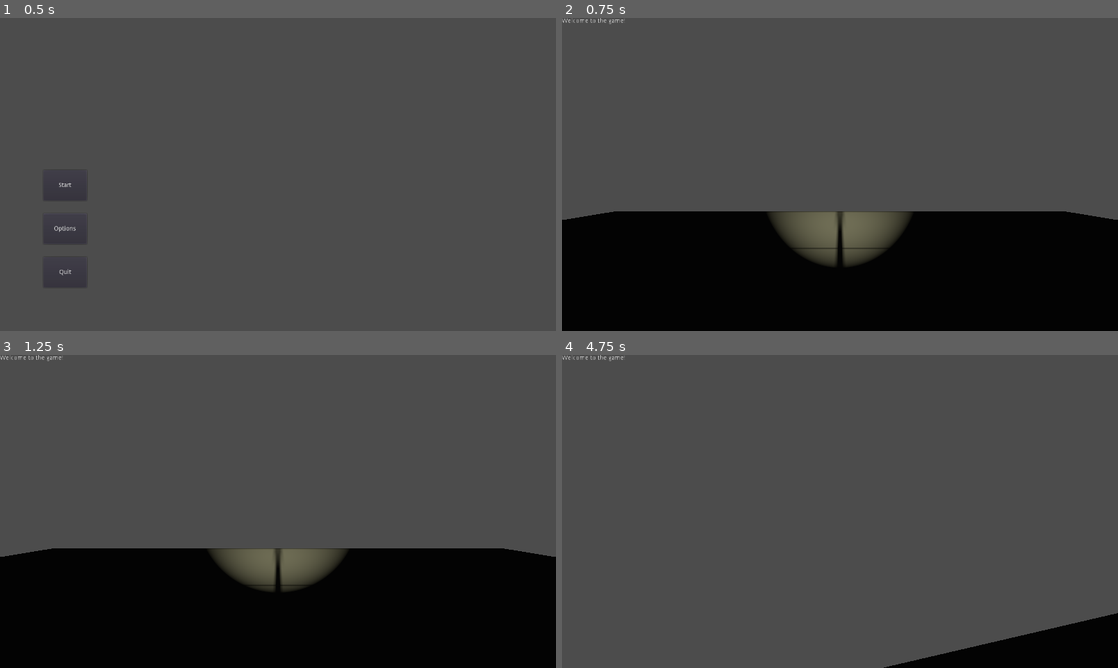
Above: before the commit, frames 1-4 (two rows, left to right).
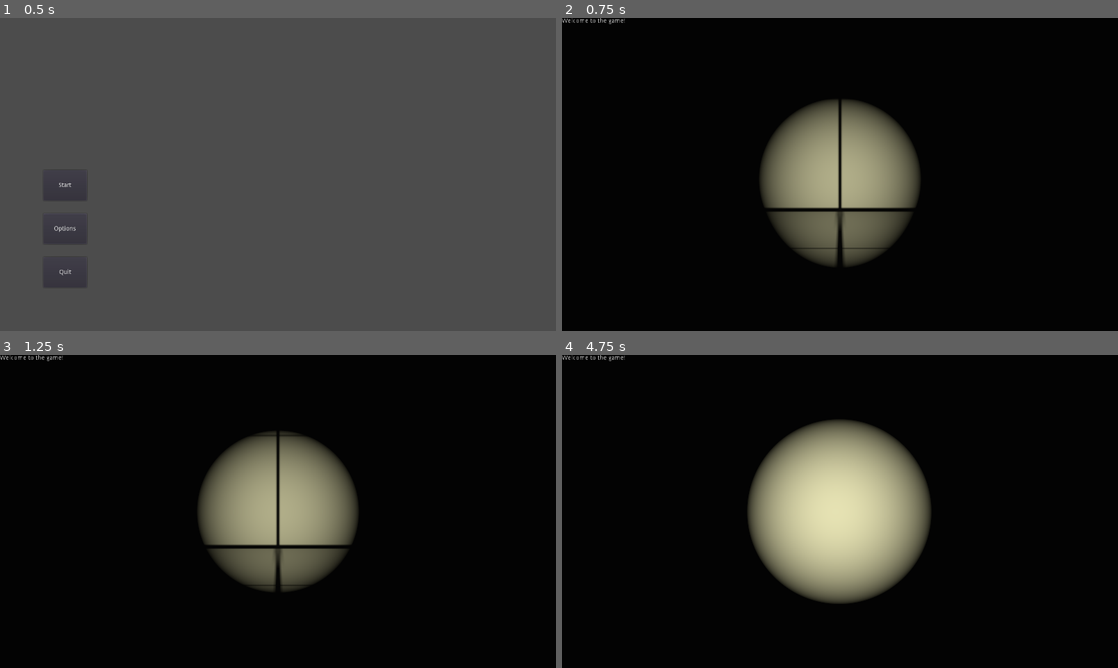
Above: after the commit, the same moments.

Repository: nonagaga/Watery-Grave-3D
Game: Godot game, scene res://Scenes/MainScenes/SceneManager.tscn
The game is run twice, just before and just after one commit, with the same random seed, the same clock (stepped at 60 frames per second) and the same inputs.
Inputs (mouse positions are in pixels of both pictures, inside the frame that each line leads up to):
- Up to frame 1 (0.5 s): no input
- Up to frame 2 (0.75 s): click "Start" at 0.5 s
- Up to frame 3 (1.25 s): no input
- Up to frame 4 (4.75 s): tap Enter at 1.25 s; move the mouse to (867, 511) at 1.27 s; hold W (move_forward) from 1.28 s (still down); move the mouse to (812, 511) at 2.02 s; move the mouse to (851, 505) at 2.77 s; move the mouse to (834, 517) at 3.52 s; move the mouse to (878, 514) at 4.27 s

Frame 1 is identical in both runs. In frame 2, 61% of the frame differs, in the area x 0-100%, y 0-65%; in frame 3, 61%; in frame 4, 95%, in the area x 0-100%, y 0-100%.

Commit message:
walls

Diff:
--- a/Scenes/MainScenes/GameScene.tscn
+++ b/Scenes/MainScenes/GameScene.tscn
@@ -14,8 +14,23 @@
 
 [sub_resource type="Skin" id=4]
 
-[sub_resource type="ConcavePolygonShape" id=2]
-data = PoolVector3Array( 10, 0, 10, -10, 0, 10, 10, 0, -10, -10, 0, 10, -10, 0, -10, 10, 0, -10 )
+[sub_resource type="ConcavePolygonShape" id=5]
+data = PoolVector3Array( 25, 0, 25, -25, 0, 25, 25, 0, -25, -25, 0, 25, -25, 0, -25, 25, 0, -25 )
+
+[sub_resource type="ConcavePolygonShape" id=6]
+data = PoolVector3Array( 25, 0, 25, -25, 0, 25, 25, 0, -25, -25, 0, 25, -25, 0, -25, 25, 0, -25 )
+
+[sub_resource type="ConcavePolygonShape" id=7]
+data = PoolVector3Array( 25, 0, 25, -25, 0, 25, 25, 0, -25, -25, 0, 25, -25, 0, -25, 25, 0, -25 )
+
+[sub_resource type="ConcavePolygonShape" id=8]
+data = PoolVector3Array( 25, 0, 25, -25, 0, 25, 25, 0, -25, -25, 0, 25, -25, 0, -25, 25, 0, -25 )
+
+[sub_resource type="ConcavePolygonShape" id=9]
+data = PoolVector3Array( 25, 0, 25, -25, 0, 25, 25, 0, -25, -25, 0, 25, -25, 0, -25, 25, 0, -25 )
+
+[sub_resource type="ConcavePolygonShape" id=10]
+data = PoolVector3Array( 25, 0, 25, -25, 0, 25, 25, 0, -25, -25, 0, 25, -25, 0, -25, 25, 0, -25 )
 
 [node name="GameScene" type="Spatial"]
 
@@ -28,52 +43,57 @@
 [node name="StaticBody" type="StaticBody" parent="MeshInstance"]
 
 [node name="CollisionShape" type="CollisionShape" parent="MeshInstance/StaticBody"]
-shape = SubResource( 2 )
+shape = SubResource( 5 )
 
 [node name="MeshInstance2" type="MeshInstance" parent="."]
+transform = Transform( 1, 0, 0, 0, -4.37114e-08, 1, 0, -1, -4.37114e-08, 0, 25, 25 )
 mesh = SubResource( 1 )
 skin = SubResource( 4 )
 
 [node name="StaticBody" type="StaticBody" parent="MeshInstance2"]
 
 [node name="CollisionShape" type="CollisionShape" parent="MeshInstance2/StaticBody"]
-shape = SubResource( 2 )
+shape = SubResource( 6 )
 
 [node name="MeshInstance3" type="MeshInstance" parent="."]
+transform = Transform( 1, 0, 0, 0, -4.37114e-08, -1, 0, 1, -4.37114e-08, 0, 25, -25 )
 mesh = SubResource( 1 )
 skin = SubResource( 4 )
 
 [node name="StaticBody" type="StaticBody" parent="MeshInstance3"]
 
 [node name="CollisionShape" type="CollisionShape" parent="MeshInstance3/StaticBody"]
-shape = SubResource( 2 )
+shape = SubResource( 7 )
 
 [node name="MeshInstance4" type="MeshInstance" parent="."]
+transform = Transform( -4.37114e-08, -1, 0, 1, -4.37114e-08, 0, 0, 0, 1, 25, 25, 0 )
 mesh = SubResource( 1 )
 skin = SubResource( 4 )
 
 [node name="StaticBody" type="StaticBody" parent="MeshInstance4"]
 
 [node name="CollisionShape" type="CollisionShape" parent="MeshInstance4/StaticBody"]
-shape = SubResource( 2 )
+shape = SubResource( 8 )
 
 [node name="MeshInstance5" type="MeshInstance" parent="."]
+transform = Transform( -4.37114e-08, 1, 0, -1, -4.37114e-08, 0, 0, 0, 1, -25, 25, 0 )
 mesh = SubResource( 1 )
 skin = SubResource( 4 )
 
 [node name="StaticBody" type="StaticBody" parent="MeshInstance5"]
 
 [node name="CollisionShape" type="CollisionShape" parent="MeshInstance5/StaticBody"]
-shape = SubResource( 2 )
+shape = SubResource( 9 )
 
 [node name="MeshInstance6" type="MeshInstance" parent="."]
+transform = Transform( -1, 8.74228e-08, 0, -8.74228e-08, -1, 0, 0, 0, 1, 0, 50, 0 )
 mesh = SubResource( 1 )
 skin = SubResource( 4 )
 
 [node name="StaticBody" type="StaticBody" parent="MeshInstance6"]
 
 [node name="CollisionShape" type="CollisionShape" parent="MeshInstance6/StaticBody"]
-shape = SubResource( 2 )
+shape = SubResource( 10 )
 
 [node name="Character" parent="." instance=ExtResource( 2 )]
 transform = Transform( 1, 0, 0, 0, 1, 0, 0, 0, 1, 0, 2.58423, 0 )
Not shown: 1 places in Scenes/MainScenes/GameScene.tscn that only renumber resources
